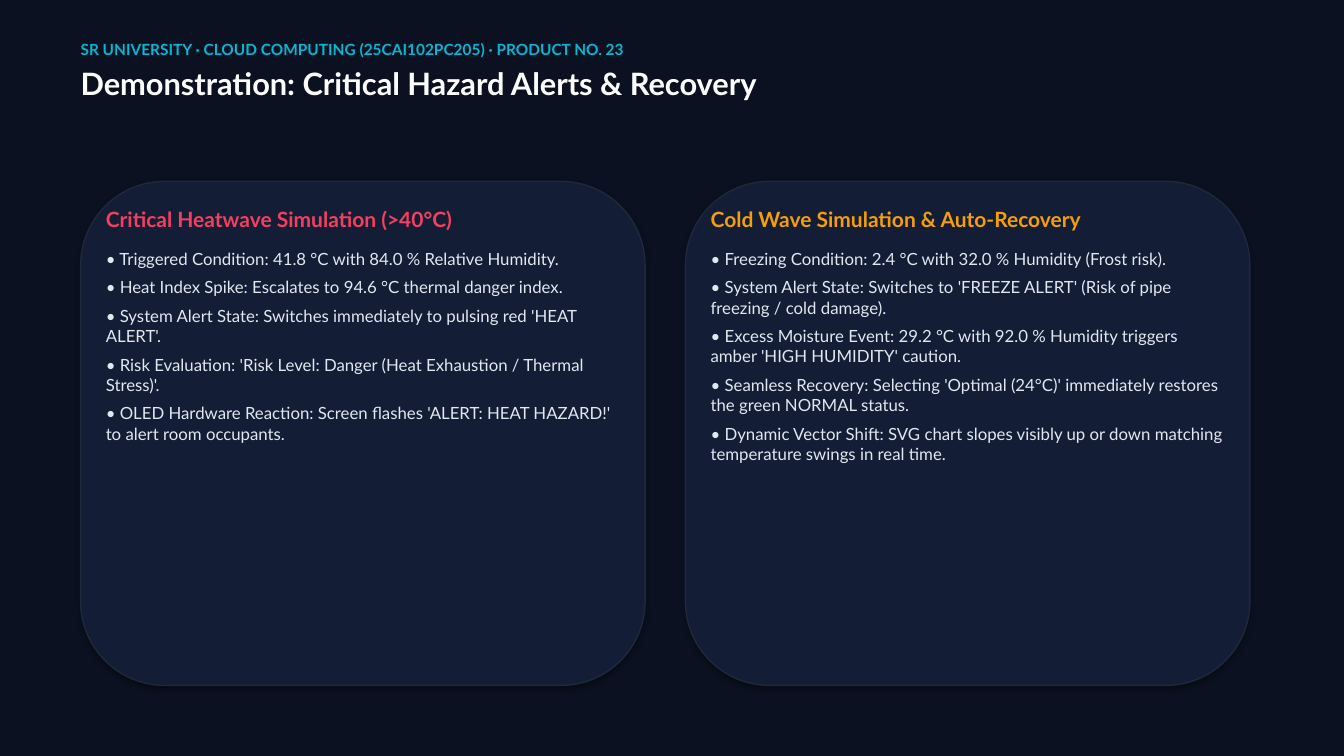
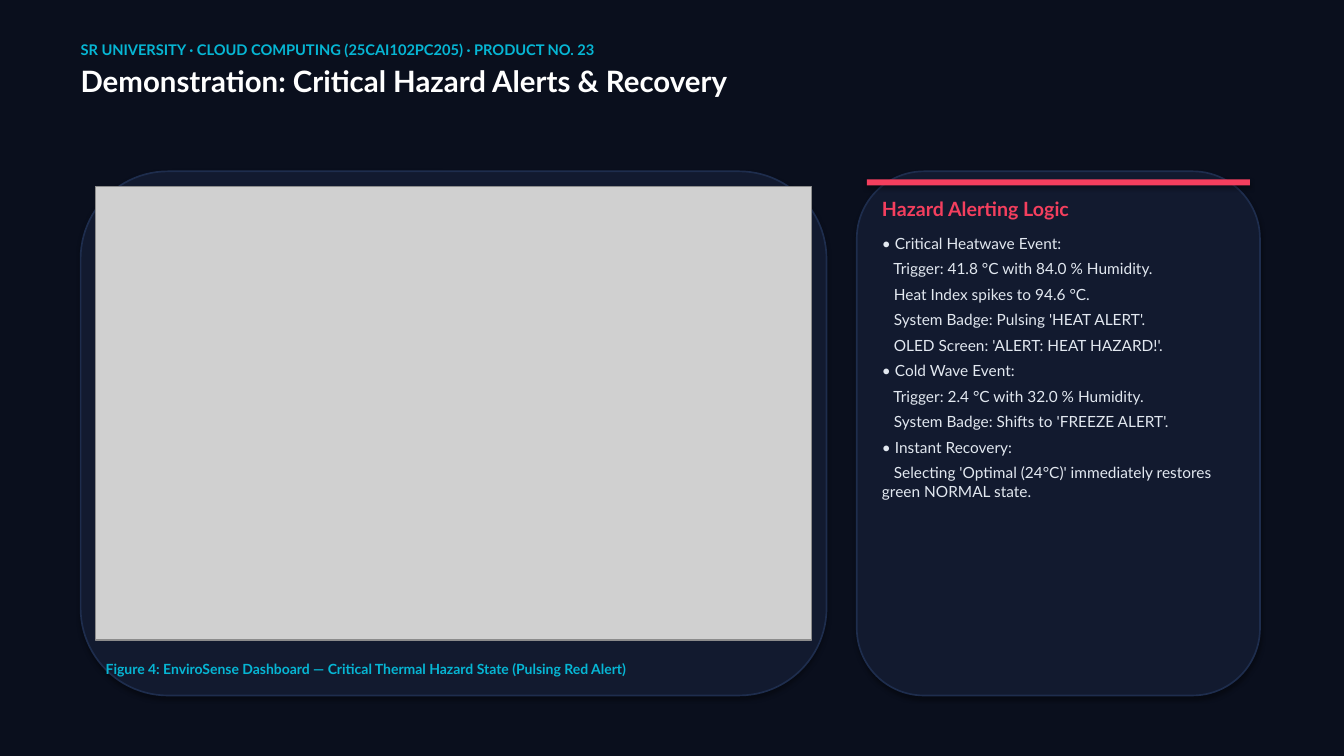
Before and after one commit to yeshwanthkushi25-glitch/envirosense-iot-dashboard, a slide deck: slide 9 of EnviroSense_Master_Presentation.pptx. Drawn at 1344x756 pixels with LibreOffice and Linux fonts; fonts in the diff are those of the drawing; grey boxes stand for pictures. Boxes give left, top, right and bottom in pixels: in the first picture for what was removed or moved away, otherwise in the second. Text is boxed around its words. In the diff, an @@ line names an element or a change of style, - is before the commit and + after.

Commit message:
style: overhaul visual design, circular gauges, embedded diagrams & presentation deck

```diff
--- a/EnviroSense_Master_Presentation.pptx
+++ b/EnviroSense_Master_Presentation.pptx
@@ rectangle at [0, 0, 1344, 756]: fill #0B1120 to #0A0F1D @@
@@ text "SR UNIVERSITY · CLOUD COMPUTING ..." at [81, 43, 727, 97]: size 11 to 10.5 pt in "SR UNIVERSITY · CLOUD COMPUTING (25CAI102PC205) · ..."; size 22 to 21 pt in "Demonstration: Critical Hazard Alerts & Recovery" @@
@@ rounded rectangle: place and size @@
-rounded rectangle at [81, 181, 645, 686]
+rounded rectangle at [81, 171, 827, 696]
@@ rounded rectangle at [81, 171, 827, 696]: fill #131D36 to #121A2F; outline #1E293B 1 pt to #1E2D4D 1.2 pt @@
@@ rounded rectangle at [857, 171, 1260, 696]: fill #131D36 to #121A2F; outline #1E293B 1 pt to #1E2D4D 1.2 pt @@
@@ rounded rectangle: place and size @@
-rounded rectangle at [686, 181, 1250, 686]
+rounded rectangle at [857, 171, 1260, 696]
@@ rectangle added at [867, 179, 1250, 186], fill #F43F5E @@
@@ picture added at [96, 187, 812, 640] @@
@@ text at [882, 201, 1212, 500]: text changed; size 12 to 11 pt @@
-Cold Wave Simulation & Auto-Recovery
-• Freezing Condition: 2.4 °C with 32.0 % Humidity (Frost risk).
-• System Alert State: Switches to 'FREEZE ALERT' (Risk of pipe freezing / cold damage).
-• Excess Moisture Event: 29.2 °C with 92.0 % Humidity triggers amber 'HIGH HUMIDITY' caution.
-• Seamless Recovery: Selecting 'Optimal (24°C)' immediately restores the green NORMAL status.
-• Dynamic Vector Shift: SVG chart slopes visibly up or down matching temperature swings in real time.
+Hazard Alerting Logic
+• Critical Heatwave Event:
+Trigger: 41.8 °C with 84.0 % Humidity.
+Heat Index spikes to 94.6 °C.
+System Badge: Pulsing 'HEAT ALERT'.
+OLED Screen: 'ALERT: HEAT HAZARD!'.
+• Cold Wave Event:
+Trigger: 2.4 °C with 32.0 % Humidity.
+System Badge: Shifts to 'FREEZE ALERT'.
+• Instant Recovery:
+Selecting 'Optimal (24°C)' immediately restores green NORMAL state.
@@ text removed at [106, 211, 610, 443] @@
-Critical Heatwave Simulation (>40°C)
-• Triggered Condition: 41.8 °C with 84.0 % Relative Humidity.
-• Heat Index Spike: Escalates to 94.6 °C thermal danger index.
-• System Alert State: Switches immediately to pulsing red 'HEAT ALERT'.
-• Risk Evaluation: 'Risk Level: Danger (Heat Exhaustion / Thermal Stress)'.
-• OLED Hardware Reaction: Screen flashes 'ALERT: HEAT HAZARD!' to alert room occupants.
@@ text added at [106, 663, 626, 677], 10 pt, text #06B6D4, bold @@
+Figure 4: EnviroSense Dashboard — Critical Thermal Hazard State (Pulsing Red Alert)
```
Also in this commit, not shown: 15 other slides changed, 15 other files.
